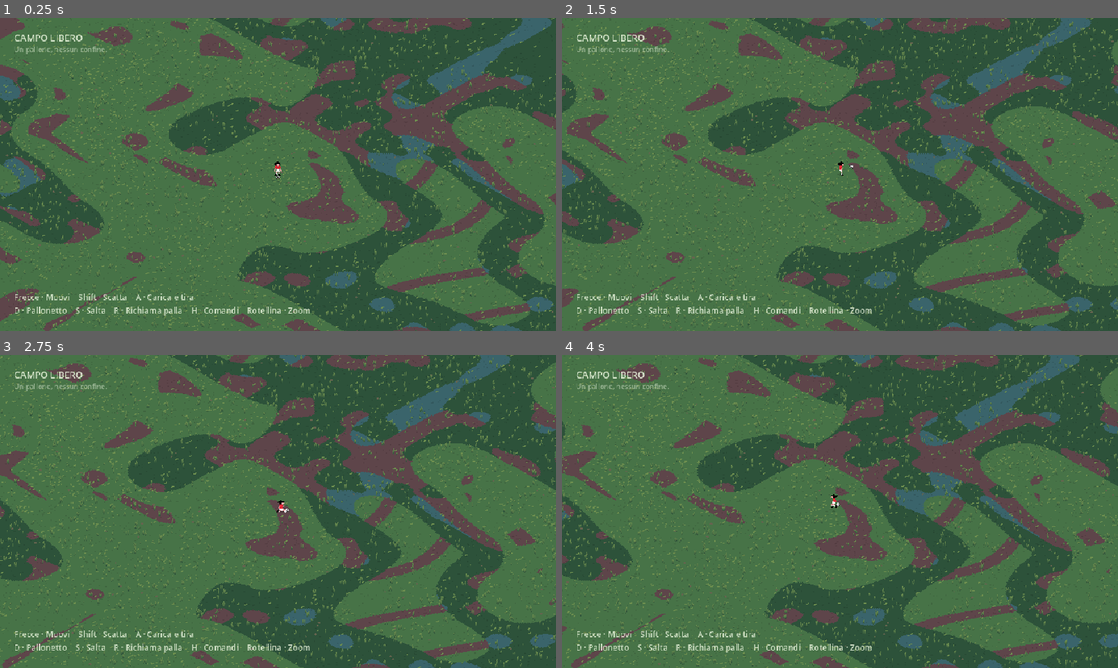
Above: before the commit, frames 1-4 (two rows, left to right).
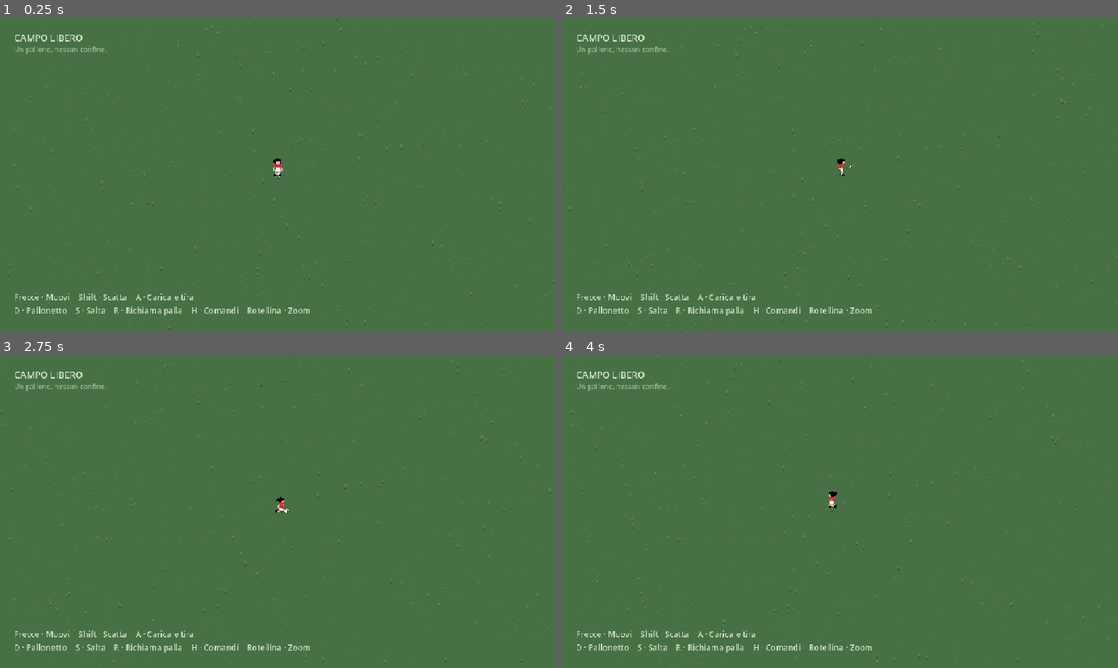
Above: after the commit, the same moments.

Repository: der1988/darkcave
Game: Godot game, scene res://scenes/football/main.tscn
Two runs of this game, one before a commit and one after it. Both use one fixed random seed, a clock stepped at 60 frames per second and the inputs below.
Inputs (mouse positions are in pixels of both pictures, inside the frame that each line leads up to):
- Up to frame 1 (0.25 s): no input
- Up to frame 2 (1.5 s): tap Enter at 0.5 s; move the mouse to (962, 158) at 0.52 s; hold Right (football_right) 0.53-1.25 s; tap Ctrl at 0.6 s; click (962, 158) at 0.67 s; tap S (football_jump) at 0.77 s; drag from (728, 190) to (812, 237) at 1.27 s
- Up to frame 3 (2.75 s): move the mouse to (333, 442) at 2.02 s; hold Right (football_right) from 2.03 s (still down); hold R (football_recall) from 2.03 s (still down); tap Ctrl at 2.3 s
- Up to frame 4 (4 s): release Right (football_right) at 2.75 s; release R (football_recall) at 2.75 s; drag from (812, 574) to (673, 464) at 2.77 s; move the mouse to (1006, 558) at 3.52 s; hold Left (football_left) from 3.53 s (still down); hold Shift (football_sprint) from 3.53 s (still down); tap S (football_jump) at 3.77 s; tap Ctrl at 3.8 s

The runs differ from the first frame. In frame 1, 47% of the frame differs, in the area x 0-100%, y 0-100%; in frame 2, 46%; in frame 3, 46%; in frame 4, 47%.

Commit message:
Simplify field, enlarge footballer and increase sprint speed

Diff:
--- a/assets/football/grass.gdshader
+++ b/assets/football/grass.gdshader
@@ -2,35 +2,14 @@
 render_mode unshaded, cull_disabled;
 varying vec3 world_position;
 float hash(vec2 p) { return fract(sin(dot(p,vec2(127.1,311.7)))*43758.5453); }
-float noise(vec2 p) {
- vec2 i=floor(p), f=fract(p); f=f*f*(3.0-2.0*f);
- return mix(mix(hash(i),hash(i+vec2(1,0)),f.x),mix(hash(i+vec2(0,1)),hash(i+vec2(1,1)),f.x),f.y);
-}
 void vertex(){world_position=(MODEL_MATRIX*vec4(VERTEX,1)).xyz;}
 void fragment(){
- // Fixed world pixels, discrete palette: no smooth mottling or subpixel grain.
+ // Quiet green ground with only occasional fixed pixel-art grass marks.
  vec2 pixel=floor(world_position.xz*6.0);
- vec2 p=pixel/6.0;
- float region=floor(noise(p*.09)*6.0);
- float detail=hash(pixel);
- float patch=noise(p*.32);
- vec3 dark=vec3(.18,.32,.23);
- vec3 mid=vec3(.28,.45,.28);
- vec3 light=vec3(.43,.56,.31);
- vec3 soil=vec3(.37,.27,.29);
- vec3 color=mid;
- // Six related ground families: meadow, bare patches, low turf,
- // sparse tall grass, damp ground and worn tracks.
- if(region<1.0){color=detail>.96?light:mid;}
- else if(region<2.0){color=patch>.65?soil:mid;}
- else if(region<3.0){color=detail>.98?light:mid;}
- else if(region<4.0){color=patch>.62?soil:dark;}
- else if(region<5.0){color=patch>.69?vec3(.23,.39,.42):dark;}
- else{color=abs(sin(p.x*.35+sin(p.y*.2)))<.30?soil:mid;}
- // Sparse short two-pixel blades; consistent crisp marks rather than white noise.
- vec2 blade=floor(pixel/vec2(2.0,3.0));
- float seed=hash(blade);
- if(seed>.96 && mod(pixel.y,3.0)<2.0 && mod(pixel.x,2.0)<1.0){color=light;}
- if(detail<.025){color*=.88;}
+ vec2 tuft=floor(pixel/vec2(3.0,4.0));
+ vec3 color=vec3(.28,.44,.27);
+ if(hash(tuft)>.985 && mod(pixel.x,3.0)<1.0 && mod(pixel.y,4.0)<2.0){
+  color=vec3(.34,.49,.29);
+ }
  ALBEDO=color;
 }
--- a/scenes/football/player.tscn
+++ b/scenes/football/player.tscn
@@ -29,11 +29,11 @@
 shape = SubResource("Body")
 
 [node name="Sprite3D" type="Sprite3D" parent="."]
-position = Vector3(0,0.68,0)
+position = Vector3(0,0.85,0)
 texture = ExtResource("2")
 hframes = 8
 vframes = 6
-pixel_size = 0.08
+pixel_size = 0.1
 offset = Vector2(-0.5,0)
 billboard = 1
 texture_filter = 0
--- a/scripts/football/ball.gd
+++ b/scripts/football/ball.gd
@@ -42,7 +42,7 @@
 
 func control_near(player: FootballPlayer, delta: float) -> void:
 	controlled = false
-	if not reachable(player) or position.y>0.34 or linear_velocity.length()>9.0:
+	if not reachable(player) or position.y>0.34 or linear_velocity.length()>player.sprint_speed+3.0:
 		return
 	var radial = Vector3(position.x-player.position.x,0,position.z-player.position.z)
 	var contact_direction = player.facing
--- a/scripts/football/player.gd
+++ b/scripts/football/player.gd
@@ -2,7 +2,7 @@
 extends CharacterBody3D
 
 @export var walk_speed: float = 3.6
-@export var sprint_speed: float = 6.0
+@export var sprint_speed: float = 8.0
 @export var jump_speed: float = 6.0
 @onready var shadow: MeshInstance3D = $Shadow
 @onready var sprite: Sprite3D = $Sprite3D
--- a/scripts/football/terrain.gd
+++ b/scripts/football/terrain.gd
@@ -61,7 +61,7 @@
 		var instances = MultiMesh.new()
 		instances.transform_format = MultiMesh.TRANSFORM_3D
 		instances.mesh = tuft_mesh if kind==0 else stone_mesh
-		instances.instance_count = 145 if kind==0 else 12
+		instances.instance_count = 18 if kind==0 else 2
 		for i in instances.instance_count:
 			var point = Vector3(random.randf()*CHUNK_SIZE,0.01,random.randf()*CHUNK_SIZE)
 			var scale_size = random.randf_range(0.55,1.55)
--- a/tests/football_test.gd
+++ b/tests/football_test.gd
@@ -36,7 +36,7 @@
 	check(game.camera.projection==Camera3D.PROJECTION_ORTHOGONAL and is_equal_approx(game.camera.size,34.0),"Fixed isometric orthographic framing")
 	var art = game.player.sprite.texture.get_image().get_region(Rect2i(0,0,61,61)).get_used_rect()
 	var height = art.size.y*game.player.sprite.pixel_size/game.camera.size*720.0
-	check(height>=24.0 and height<=38.0,"Player retains small reference scale at 1280x720")
+	check(height>=38.0 and height<=44.0,"Player has a modestly enlarged readable scale at 1280x720")
 	check(game.player.sprite.hframes==8 and game.player.sprite.vframes==6 and game.ball.sprite.hframes==8 and game.ball.sprite.vframes==4,"Original player and ball frames have valid packed grids")
 	for i in 8:
 		var angle = i*PI/4.0
@@ -61,7 +61,7 @@
 	Input.action_press("football_sprint")
 	Input.action_press("football_right")
 	await ticks(40)
-	check(Vector2(game.player.velocity.x,game.player.velocity.z).length()>5.8,"Shift increases movement speed")
+	check(Vector2(game.player.velocity.x,game.player.velocity.z).length()>7.8,"Shift increases movement speed")
 	Input.action_release("football_right")
 	Input.action_press("football_left")
 	var reverse_gap = 0.0
@@ -71,8 +71,9 @@
 		await physics_frame
 		reverse_gap = maxf(reverse_gap,game.player.position.distance_to(game.ball.position))
 		reverse_step = maxf(reverse_step,game.player.position.distance_to(previous))
-	check(reverse_gap<1.5 and reverse_step<0.12,"Sudden sprint reversal keeps physical foot control without a position snap")
-	check(Vector2(game.player.velocity.x,game.player.velocity.z).length()>5.8,"Player recovers full sprint after turning around the ball")
+	print("Sprint reversal gap=",reverse_gap," step=",reverse_step)
+	check(reverse_gap<1.5 and reverse_step<0.15,"Sudden sprint reversal keeps physical foot control without a position snap")
+	check(Vector2(game.player.velocity.x,game.player.velocity.z).length()>7.8,"Player recovers full sprint after turning around the ball")
 	Input.action_release("football_left")
 	Input.action_release("football_sprint")
 	await ticks(40)
--- a/tools/capture_football.gd
+++ b/tools/capture_football.gd
@@ -12,7 +12,7 @@
 
 func shot(name: String) -> void:
 	await RenderingServer.frame_post_draw
-	assert(root.get_texture().get_image().save_png("res://screenshots/football-03/"+name+".png")==OK)
+	assert(root.get_texture().get_image().save_png("res://screenshots/football-04/"+name+".png")==OK)
 
 func run() -> void:
 	game = load("res://scenes/football/main.tscn").instantiate()
Binary file added: screenshots/football-04/01-campo-libero.png
Binary file added: screenshots/football-04/02-palla-al-piede.png
Binary file added: screenshots/football-04/03-pallonetto.png
Binary file added: screenshots/football-04/04-browser.png
Binary file added: screenshots/football-04/04-salto.png
Binary file added: screenshots/football-04/05-carica-tiro-web.png
Binary file added: screenshots/football-04/05-tiro-al-volo.png
Binary file added: screenshots/football-04/06-salto-web.png
Not shown, changed: GAME_DESIGN.md
Not shown, changed: README.md
Not shown, changed: ROADMAP.md
Not shown, changed: web/index.html
(and 1 more such lines)
